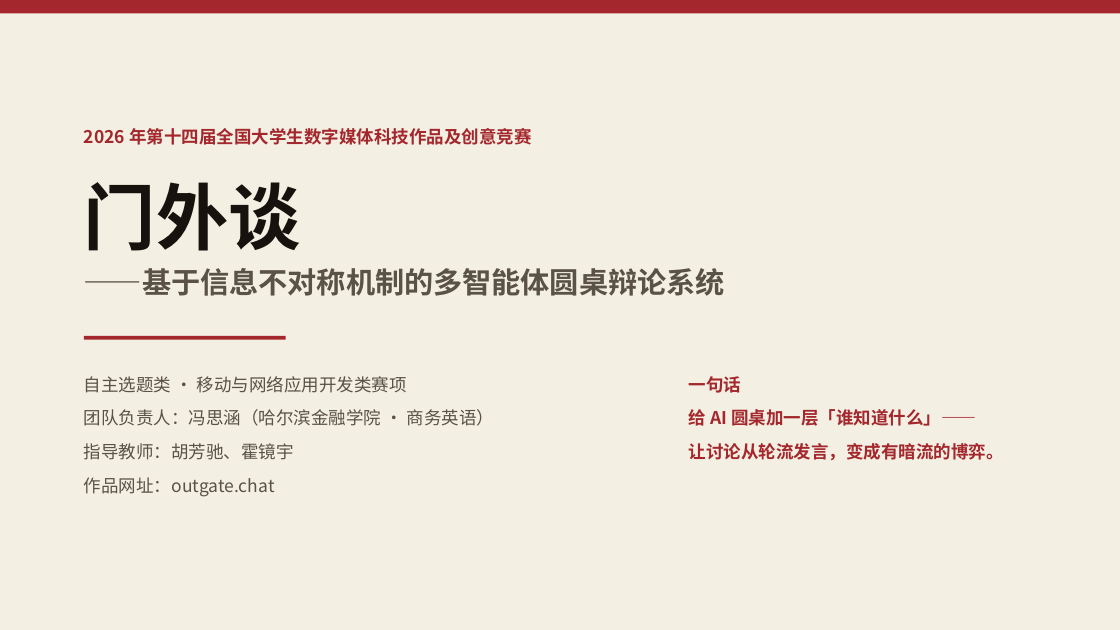
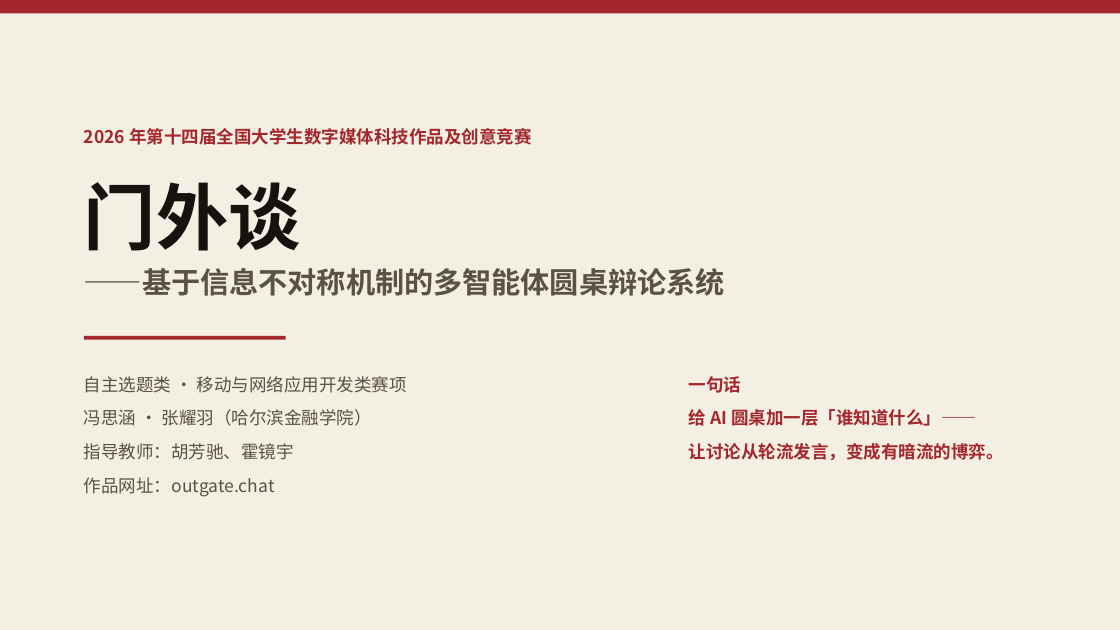
Before and after one commit to fsh114514/menwaitan, a slide deck: slide 1 of competition/答辩PPT.pptx. Drawn at 1120x630 pixels with LibreOffice and Linux fonts; fonts in the diff are those of the drawing. Boxes give left, top, right and bottom in pixels: in the first picture for what was removed or moved away, otherwise in the second. Text is boxed around its words. In the diff, an @@ line names an element or a change of style, - is before the commit and + after.

```diff
--- a/competition/答辩PPT.pptx
+++ b/competition/答辩PPT.pptx
@@ text at (84, 409, 372, 426): text changed @@
-团队负责人：冯思涵（哈尔滨金融学院 · 商务英语）
+冯思涵 · 张耀羽（哈尔滨金融学院）
```
Also in this commit, not shown: 2 other slides changed, 16 other files.
